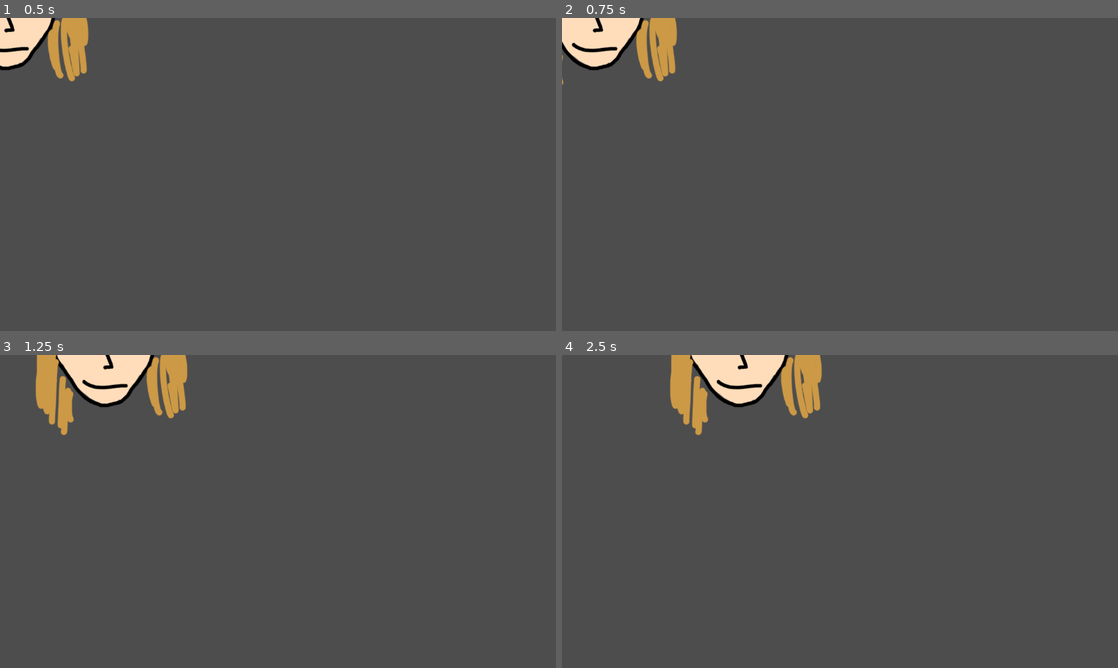
Above: before the commit, frames 1-4 (two rows, left to right).
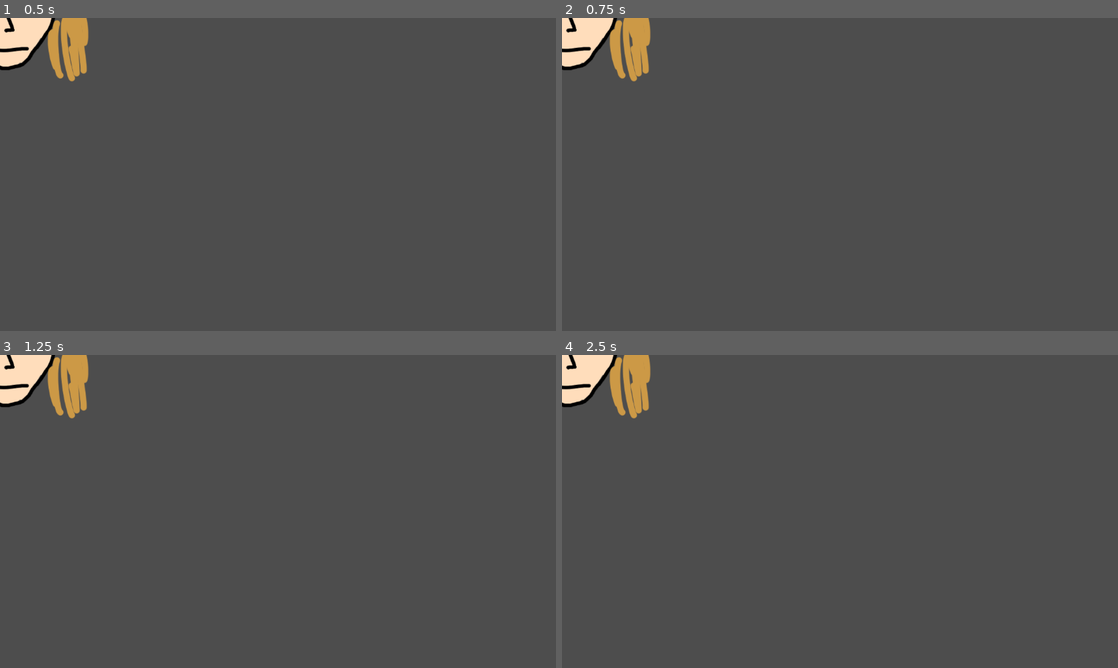
Above: after the commit, the same moments.

Repository: e-e/adri-jack-game
Game: Godot game, scene res://scenes/player_adri.tscn
Same seed, same stepped clock (60 frames per second), same inputs: the game is played once before the commit and once after it. This scene is started directly instead of the project's main scene.
Inputs:
- Up to frame 1 (0.5 s): no input
- Up to frame 2 (0.75 s): tap Enter at 0.5 s; hold D (move_right) from 0.53 s (still down)
- Up to frame 3 (1.25 s): keep holding D (move_right)
- Up to frame 4 (2.5 s): release D (move_right) at 1.28 s; hold S (move_down) 1.28-2.03 s; tap Space at 2 s; hold D (move_right) from 2.03 s (still down)

Frame 1 is identical in both runs. In frame 2, 2.5% of the frame differs, in the area x 0-21%, y 0-22%; in frame 3, 5.1%; in frame 4, 6.6%, in the area x 0-47%, y 0-26%.

Commit message:
functional

Diff:
--- a/project.godot
+++ b/project.godot
@@ -53,3 +53,4 @@
 
 renderer/rendering_method="gl_compatibility"
 renderer/rendering_method.mobile="gl_compatibility"
+textures/vram_compression/import_etc2_astc=true
--- a/scenes/player_adri.tscn
+++ b/scenes/player_adri.tscn
@@ -1,10 +1,18 @@
-[gd_scene load_steps=5 format=3 uid="uid://dp3sxpqbjdbd4"]
+[gd_scene load_steps=6 format=3 uid="uid://dp3sxpqbjdbd4"]
 
 [ext_resource type="Script" path="res://scripts/player_base.gd" id="1_bve1u"]
 [ext_resource type="Script" path="res://scripts/multiplayer/multiplayer_input.gd" id="2_22sm1"]
 [ext_resource type="Texture2D" uid="uid://bswgm5ox7cisn" path="res://assets/images/button-adri.png" id="2_llb3e"]
 
-[sub_resource type="SceneReplicationConfig" id="SceneReplicationConfig_albtc"]
+[sub_resource type="SceneReplicationConfig" id="SceneReplicationConfig_pprwa"]
+properties/0/path = NodePath("InputSynchronizer:input_direction_y")
+properties/0/spawn = true
+properties/0/replication_mode = 1
+properties/1/path = NodePath("InputSynchronizer:input_direction_x")
+properties/1/spawn = true
+properties/1/replication_mode = 1
+
+[sub_resource type="SceneReplicationConfig" id="SceneReplicationConfig_p3enf"]
 properties/0/path = NodePath(".:position")
 properties/0/spawn = true
 properties/0/replication_mode = 1
@@ -13,10 +21,11 @@
 script = ExtResource("1_bve1u")
 
 [node name="InputSynchronizer" type="MultiplayerSynchronizer" parent="."]
+replication_config = SubResource("SceneReplicationConfig_pprwa")
 script = ExtResource("2_22sm1")
 
 [node name="MultiplayerSynchronizer" type="MultiplayerSynchronizer" parent="."]
-replication_config = SubResource("SceneReplicationConfig_albtc")
+replication_config = SubResource("SceneReplicationConfig_p3enf")
 
 [node name="Sprite2D" type="Sprite2D" parent="."]
 texture = ExtResource("2_llb3e")
--- a/scenes/player_jack.tscn
+++ b/scenes/player_jack.tscn
@@ -1,10 +1,18 @@
-[gd_scene load_steps=5 format=3 uid="uid://be4swt4f1nb3w"]
+[gd_scene load_steps=6 format=3 uid="uid://be4swt4f1nb3w"]
 
 [ext_resource type="Script" path="res://scripts/player_base.gd" id="1_6xoje"]
 [ext_resource type="Texture2D" uid="uid://dlt1dq5i6814o" path="res://assets/images/button-jack.png" id="2_1teky"]
 [ext_resource type="Script" path="res://scripts/multiplayer/multiplayer_input.gd" id="2_gjfw3"]
 
-[sub_resource type="SceneReplicationConfig" id="SceneReplicationConfig_u0n6e"]
+[sub_resource type="SceneReplicationConfig" id="SceneReplicationConfig_xtc8u"]
+properties/0/path = NodePath("InputSynchronizer:input_direction_x")
+properties/0/spawn = true
+properties/0/replication_mode = 1
+properties/1/path = NodePath("InputSynchronizer:input_direction_y")
+properties/1/spawn = true
+properties/1/replication_mode = 1
+
+[sub_resource type="SceneReplicationConfig" id="SceneReplicationConfig_r0wne"]
 properties/0/path = NodePath(".:position")
 properties/0/spawn = true
 properties/0/replication_mode = 1
@@ -13,10 +21,11 @@
 script = ExtResource("1_6xoje")
 
 [node name="InputSynchronizer" type="MultiplayerSynchronizer" parent="."]
+replication_config = SubResource("SceneReplicationConfig_xtc8u")
 script = ExtResource("2_gjfw3")
 
 [node name="MultiplayerSynchronizer" type="MultiplayerSynchronizer" parent="."]
-replication_config = SubResource("SceneReplicationConfig_u0n6e")
+replication_config = SubResource("SceneReplicationConfig_r0wne")
 
 [node name="Sprite2D" type="Sprite2D" parent="."]
 texture = ExtResource("2_1teky")
--- a/scripts/matches.gd
+++ b/scripts/matches.gd
@@ -6,6 +6,7 @@
 
 func get_match_key(users: Array) -> String:
   var ids: Array = users.map(func(user: Dictionary): return user.client_id)
+  ids.sort()
   return "match_%s_%s" % [str(ids[0]), str(ids[1])]
 
 func start_match(users: Array) -> void:
--- a/scripts/multiplayer/match.gd
+++ b/scripts/multiplayer/match.gd
@@ -13,7 +13,7 @@
 # Called when the node enters the scene tree for the first time.
 func _ready():
   if MultiplayerManager.is_server:
-    _init_both()
+    _init_players()
   #else:
      #_init_self()
 
@@ -29,11 +29,15 @@
   player_node.position = spawn_point.position
   $Players.add_child(player_node, true)
 
-func _init_both():
+func _init_players():
   for player in players:
+    Logger.debug("adding player %s" % player.nickname)
     var player_scene = _get_player_scene(player)
+    print(player_scene)
     var spawn_point = _get_player_start_position(player)
     var player_node = player_scene.instantiate()
+    print(player_node)
+    print(spawn_point)
     player_node.position = spawn_point.position
     player_node.player_id = player.client_id
     player_node.name = str(player.client_id)
@@ -43,4 +47,7 @@
   return player_scene_adri if user.character == "adri" else player_scene_jack
 
 func _get_player_start_position(user) -> Marker2D:
+  Logger.debug("getting start position for [%s][%s]" % [user.nickname, user.character])
+  print(spawn_point_adri)
+  print(spawn_point_jack)
   return spawn_point_adri if user.character == "adri" else spawn_point_jack
--- a/scripts/player_base.gd
+++ b/scripts/player_base.gd
@@ -14,6 +14,15 @@
     player_id = id
     $InputSynchronizer.set_multiplayer_authority(id)
 
+func _enter_tree():
+  $InputSynchronizer.set_multiplayer_authority(str(name).to_int())
+  $MultiplayerSynchronizer.set_multiplayer_authority(1)
+#func _ready():
+  #self.ready.connect(_on_ready)
+#
+#func _on_ready():
+  #set_multiplayer_authority(player_id)
+
 func _physics_process(delta):
   _apply_movement_from_input(delta)
 
@@ -22,7 +31,7 @@
   direction_x = $InputSynchronizer.input_direction_x
 
   if direction_y:
-    velocity.y = direction_x * SPEED
+    velocity.y = direction_y * SPEED
   else:
     velocity.y = move_toward(velocity.y, 0, SPEED)
 
Not shown, changed: build-server.sh
